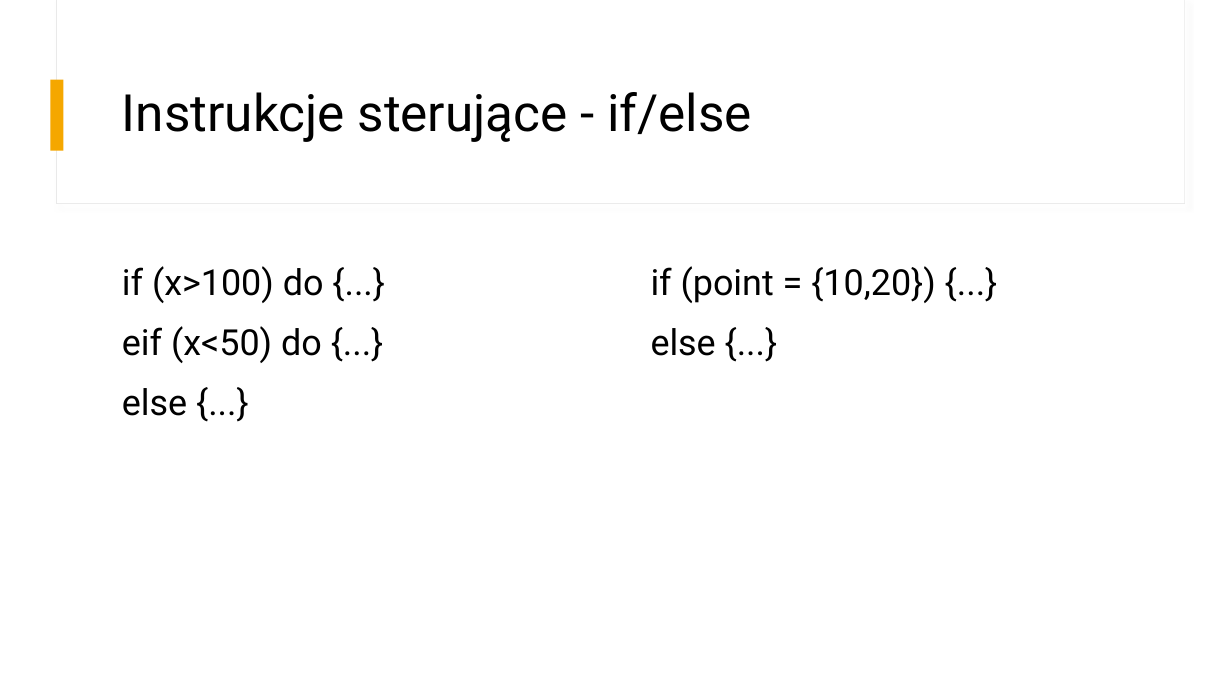
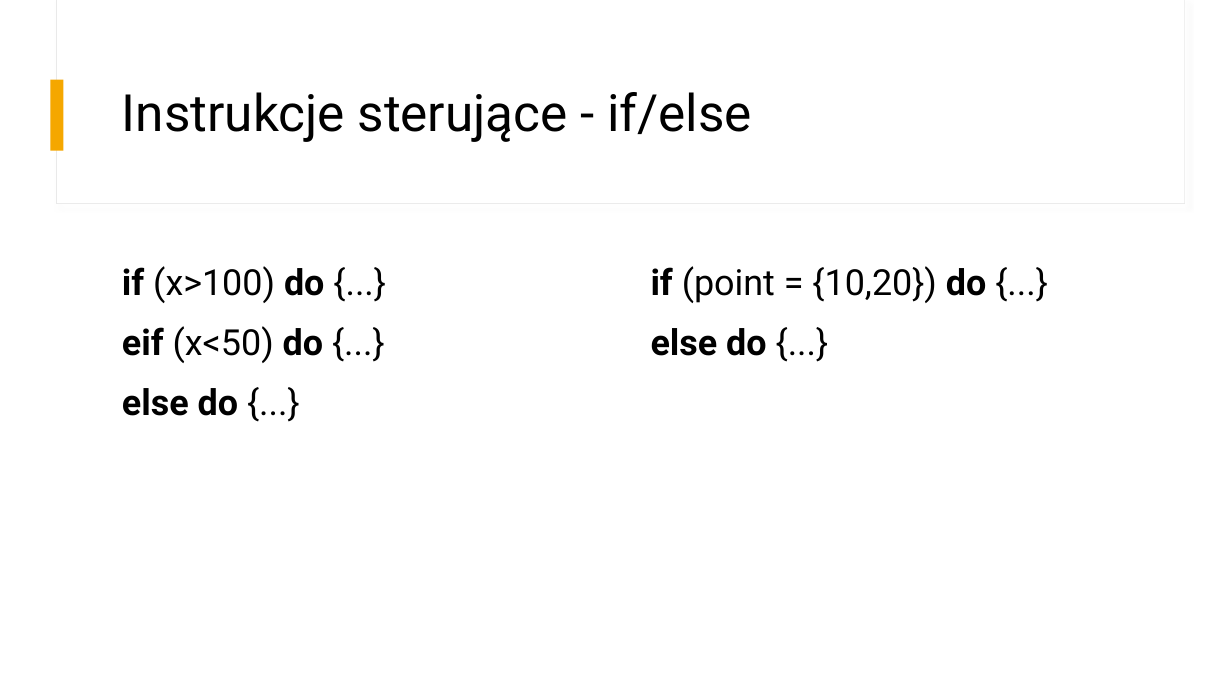
Before and after one commit to pknot212121/MapS, a slide deck: slide 6 of Prezentacja.pptx. Drawn at 1232x693 pixels with LibreOffice and Linux fonts; fonts in the diff are those of the drawing. Boxes give left, top, right and bottom in pixels: in the first picture for what was removed or moved away, otherwise in the second. Text is boxed around its words. In the diff, an @@ line names an element or a change of style, - is before the commit and + after.

```diff
--- a/Prezentacja.pptx
+++ b/Prezentacja.pptx
@@ text at (122,266,325,363): bold on in "if do", "eif do" @@
@@ text at (651,266,987,356): text changed @@
-if (point = {10,20}) {...}
-else {...}
+if (point = {10,20}) do {...}
+else do {...}
@@ text at (122,388,239,416): text changed; bold on @@
-else {...}
+else do {...}
```
Also in this commit, not shown: 6 other slides changed.
